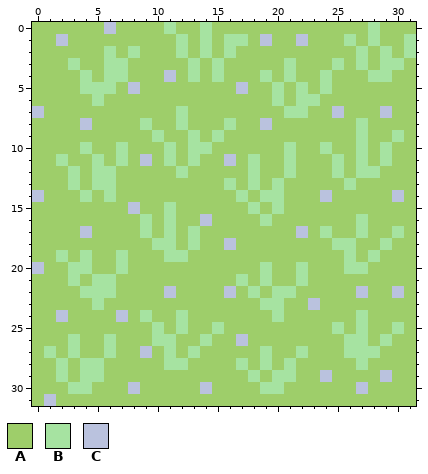
A pixel-art sprite gets an edit: assets/ground/grass.png. Above: the version before the commit.
The file is 32x32 pixels.
Palette (. is transparent): A #9ece6a  B #a6e3a1  C #bac2de
Pixels before, first column x 0:
 0 AAAAAACAAAABAABAAAAAAAAAAAAABAAA
 1 AACAAAAAAAAABABABBACAACAAABABAAB
 2 AAAAAABABAAABABABAAAAAAAAAABABAB
 3 AAABAABBAAAAABABAAAAABAAABABABBA
 4 AAAABABBAAACABABAAABABAABAAABBAA
 5 AAAABBBACAAAAAAAACAABABABAAAAAAA
 6 AAAAABAAAAAAAAAAAAAABABBAAAAAAAA
 7 CAAAAAAAAAAABAAAAAAAABBAACAAACAA
 8 AAAACAAAABAABAAABAACAAAAAAABAAAA
 9 AAAAAAAAAABAABABAAAAAAAAAAABAABA
10 AAAABAABAAABABBAAAAAABAABAABABAA
11 AABAABABACABABAACABAABAAABABABAA
12 AAABABBAAAAABAAAAABAABAAABABBAAA
13 AAABABBAAAAAAAAABABABAAAAABAAAAA
14 CAAABABAAAAAAAAAABABBAAACAAAAACA
15 AAAAAAAACAABAAAAAABABAAAAAAAAAAA
16 AAAAAAAAABABAACAAAABAAAAAAABAAAA
17 AAAACAAAABABABAAAAAAAACABAABAABA
18 AAAAAAAAAABBABAACAAAAAAAABBAABAA
19 AABABAABAAABBAAAAAAAAAAAAABABAAA
20 CAABBAABAAAAAAAAAAABAABAAABBAAAA
21 AAABABBAAAAAAAAAABABAABAAAAAAAAA
22 AAAABBBAAAACAAAACABABBAAAAACAACA
23 AAAAABAAAAAAAAAAAAABBAACAAAAAAAA
24 AACAAAACABAABAAAAAAABAAAAAABAAAA
25 AAAAAAAAAABABAABAAAAAAAAABABAABA
26 AAABAABAAABBAABAACAAAAAAAABBABAA
27 ABABAABAACABABAAAAABAABAAABBBAAA
28 AABABBAAAAABBAAAABABABAAAAABAAAA
29 AABABBAAAAAAAAAAAABABBAACAAAACAA
30 AAABBAAACAAAAACAAAABBAAAAAACAAAA
31 ACAAAAAAAAAAAAAAAAAAAAAAAAAAAAAA
Now the later version:
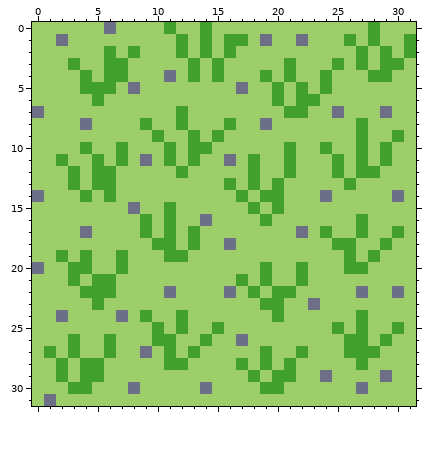
Difference:
colour B: #a6e3a1 -> #40a02b
colour C: #bac2de -> #6c7086
Changed places in both pictures, as pixel boxes (x1, y1, x2, y2):
changed: (32, 22, 416, 406)
